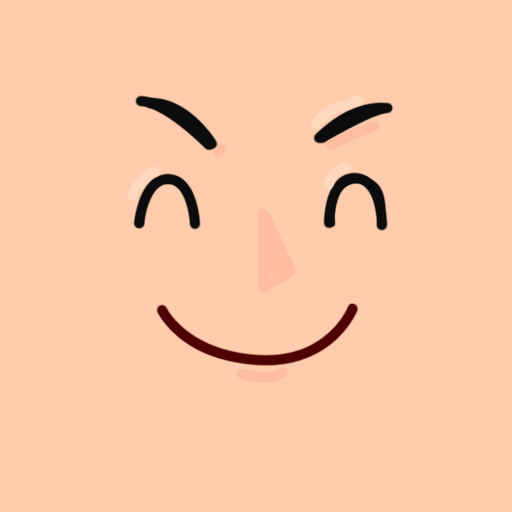
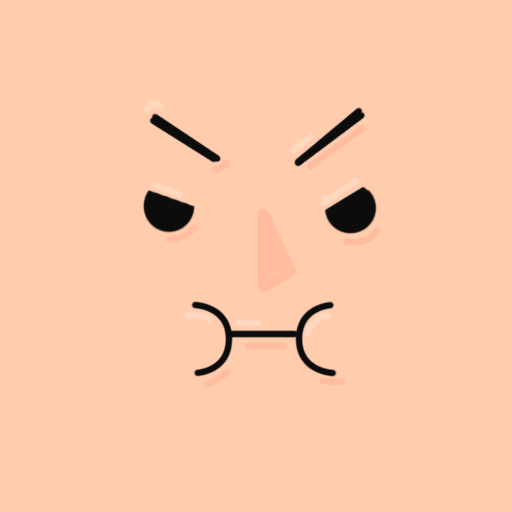
Revision of a layered 512 × 512 image; what changed, layer by layer:
added layer "angry" above "smile" over [141, 99, 385, 388]
hid "smile" over [126, 95, 394, 384]
showed "Layer 1", painted on it over [126, 95, 394, 388]
